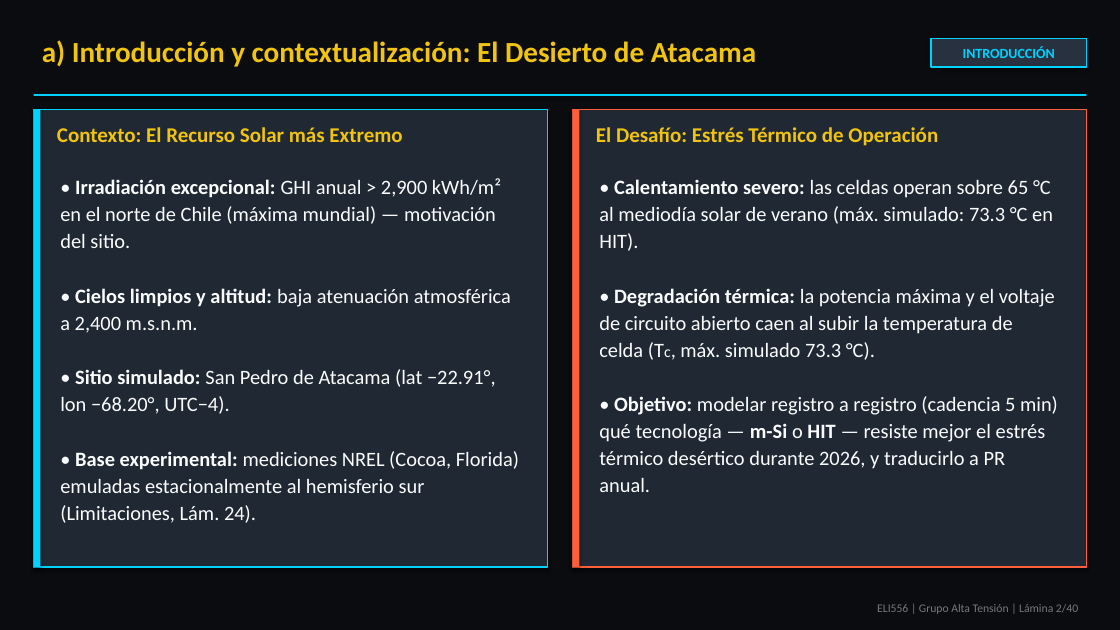
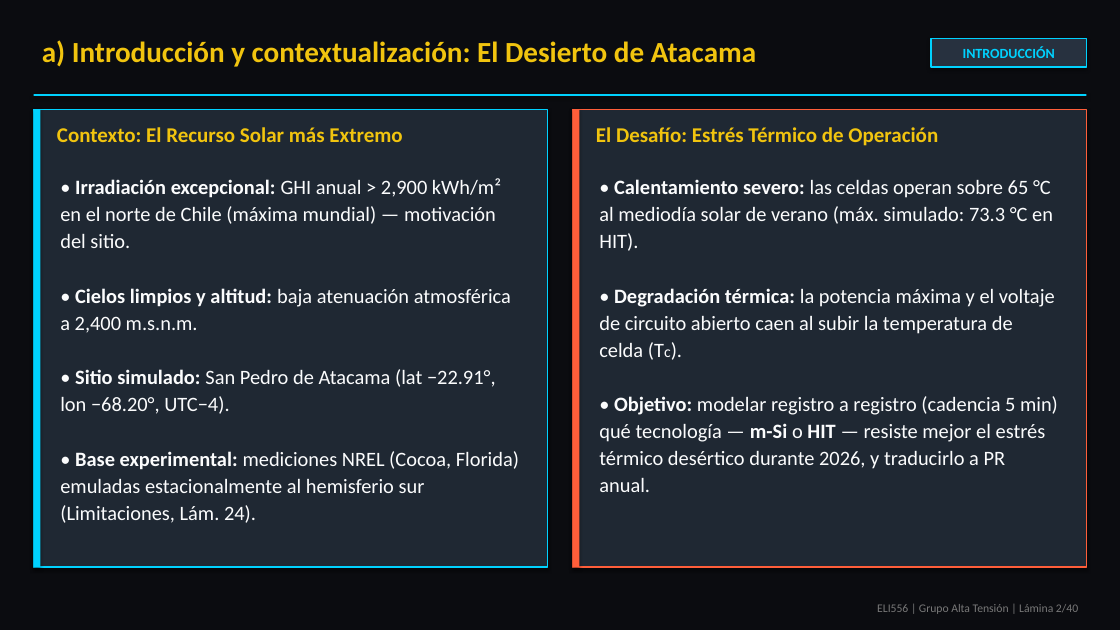
Before and after one commit to theChosen16/t2-paneles, a slide deck: slide 2 of output/Presentacion_Final_ELI556_Atacama_POA_Tarea2_revisado.pptx. Drawn at 1120x630 pixels with LibreOffice and Linux fonts; fonts in the diff are those of the drawing. Boxes give left, top, right and bottom in pixels: in the first picture for what was removed or moved away, otherwise in the second. Text is boxed around its words. In the diff, an @@ line names an element or a change of style, - is before the commit and + after.

```diff
--- a/output/Presentacion_Final_ELI556_Atacama_POA_Tarea2_revisado.pptx
+++ b/output/Presentacion_Final_ELI556_Atacama_POA_Tarea2_revisado.pptx
@@ text at (599, 288, 1055, 357): text changed @@
-• Degradación térmica: la potencia máxima y el voltaje de circuito abierto caen al subir la temperatura de celda (Tc, máx. simulado 73.3 °C).
+• Degradación térmica: la potencia máxima y el voltaje de circuito abierto caen al subir la temperatura de celda (Tc).
```
Also in this commit, not shown: 6 other slides changed, 5 other files.
